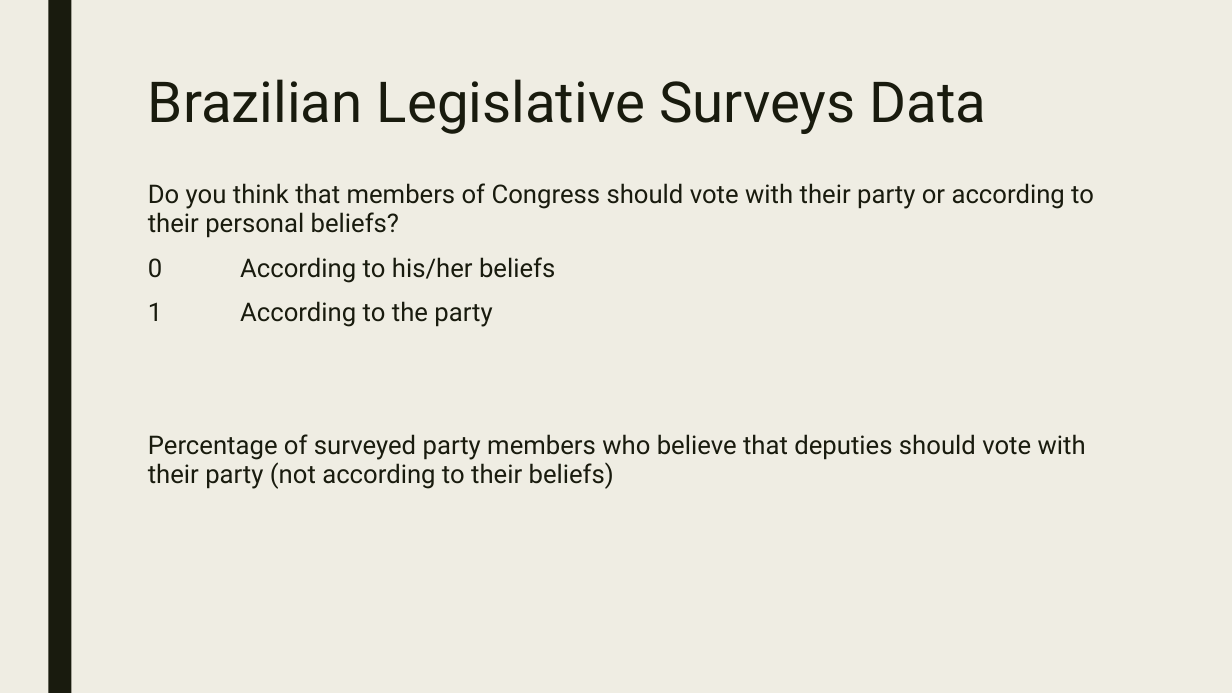
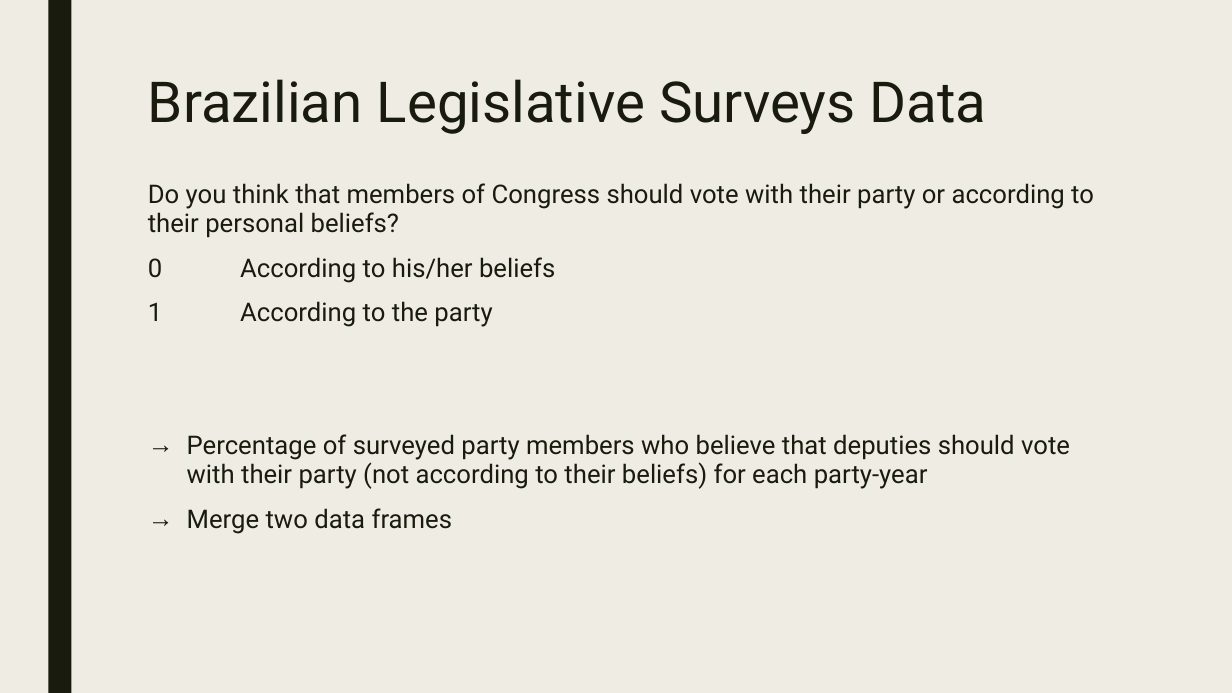
Before and after one commit to lautarocella/plsc-31101-final-project, a slide deck: slide 6 of Slides.pptx. Drawn at 1232x693 pixels with LibreOffice and Linux fonts; fonts in the diff are those of the drawing. Boxes give left, top, right and bottom in pixels: in the first picture for what was removed or moved away, otherwise in the second. Text is boxed around its words. In the diff, an @@ line names an element or a change of style, - is before the commit and + after.

```diff
--- a/Slides.pptx
+++ b/Slides.pptx
@@ text at box(187, 434, 1070, 534): text changed @@
-Percentage of surveyed party members who believe that deputies should vote with their party (not according to their beliefs)
+→ Percentage of surveyed party members who believe that deputies should vote with their party (not according to their beliefs) for each party-year
+→ Merge two data frames
```
Also in this commit, not shown: 3 other files.
